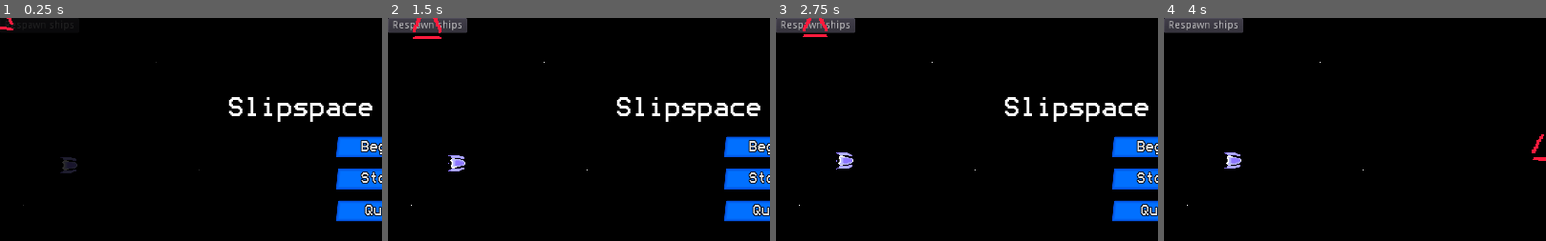
Above: before the commit, frames 1-4 (left to right).
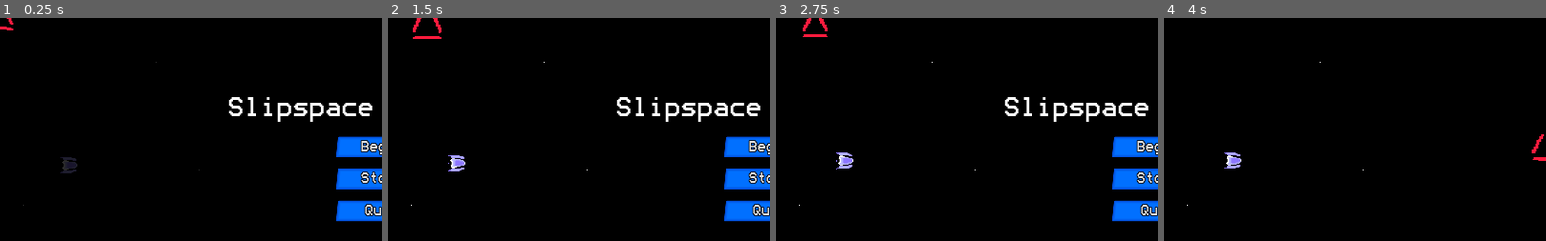
Above: after the commit, the same moments.

Repository: pigslyer/SlipspaceEscapades
Game: Godot game, scene res://GaryScenes/BiggerWorld/BiggerWorld.tscn
The game is run twice, just before and just after one commit, with the same random seed, the same clock (stepped at 60 frames per second) and the same inputs. Sound files missing from this copy of the repository are replaced by a short silence.
Inputs (mouse positions are % of the whole screen's width and height, from its top left):
- Up to frame 1 (0.25 s): no input
- Up to frame 2 (1.5 s): click (5, 2) at 0.5 s, where only the run before the commit has a clickable "Respawn ships"; click (5, 2) at 1.25 s, where only the run before the commit has a clickable "Respawn ships"
- Up to frame 3 (2.75 s): click (5, 2) at 2 s, where only the run before the commit has a clickable "Respawn ships"
- Up to frame 4 (4 s): click "Begin" at 2.75 s; click "Begin" at 3.5 s
The pictures show only the part of the screen within x 0-50%, y 0-50%; the shares and areas given below are measured in that part.

The runs differ from the first frame. In frame 1, 0.1% of the frame differs, in the area x 1-20%, y 1-6%; in frame 2, 1.3%; in frame 3, 1.3%; in frame 4, 1.4%, in the area x 0-21%, y 0-7%.

Commit message:
fixed big boy

Diff:
--- a/Scenes/World.tscn
+++ b/Scenes/World.tscn
@@ -69,12 +69,6 @@
 [node name="BottomRight" type="Position2D" parent="Enemies/EnemyStartingArea"]
 position = Vector2( 988, 571 )
 
-[node name="Button" type="Button" parent="."]
-margin_right = 12.0
-margin_bottom = 20.0
-focus_mode = 0
-text = "Respawn ships"
-
 [node name="GameplayCountdown" type="Timer" parent="."]
 wait_time = 60.0
 one_shot = true
@@ -106,7 +100,6 @@
 wait_time = 0.5
 autostart = true
 
-[connection signal="pressed" from="Button" to="Enemies" method="spawn_ships"]
 [connection signal="timeout" from="GameplayCountdown" to="." method="_on_GameplayCountdown_timeout"]
 [connection signal="timeout" from="Asteroids/BigSpawnTimer" to="Asteroids" method="spawn_asteroid" binds= [ 1 ]]
 [connection signal="timeout" from="Asteroids/SmallSpawnTimer" to="Asteroids" method="spawn_asteroid" binds= [ 0 ]]
--- a/Scripts/Enemies/BigBoy.gd
+++ b/Scripts/Enemies/BigBoy.gd
@@ -64,7 +64,7 @@
 		set_deferred("collision_layer",0);
 		set_deferred("collision_mask",0);
 		$BigBoyModel.Explode();
-		yield($BigBoyModel,"OnDestroyed");
+		yield($BigBoyModel,"OnExplosionFinished");
 
 		queue_free();
 	else:
